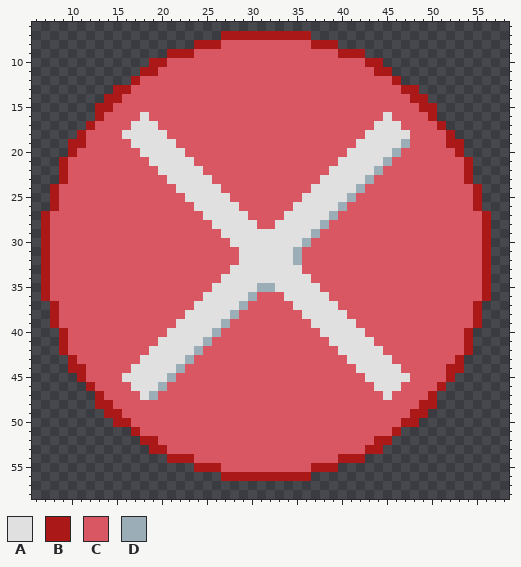
Edited in one commit: pixel-art file (resources/image/button/close/idle.ase). The first picture shows the starting point.
64x64 pixels, 1 frame. Shown: x 6..58, y 6..58.
Palette (. is transparent): A #e0e0e0  B #ab1818  C #d95763  D #9badb7
New version:
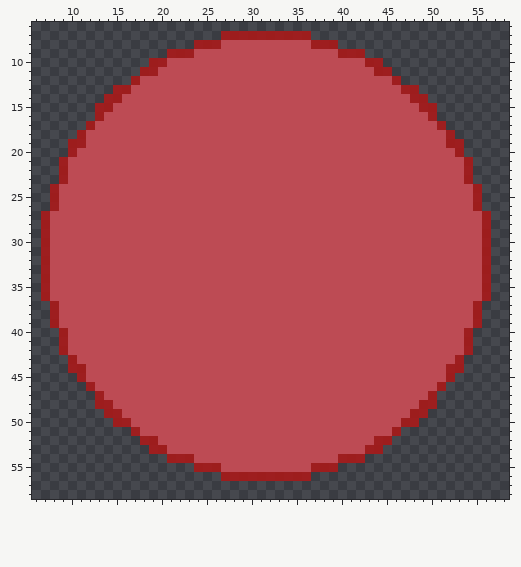
The exact change:
layer "Layer 3" now hidden
colour B: #ab1818 -> #ab1818df
colour C: #d95763 -> #bf4b54fb
y 16: x 18 A -> C; x 45 A -> C
y 17: x 17..19 AAA -> CCC; x 44..46 AAA -> CCC
y 18: x 16..20 AAAAA -> CCCCC; x 43..47 AAAAA -> CCCCC
y 19: x 17..21 AAAAA -> CCCCC; x 42..47 AAAAAD -> CCCCCC
y 20: x 18..22 AAAAA -> CCCCC; x 41..46 AAAAAD -> CCCCCC
y 21: x 19..23 AAAAA -> CCCCC; x 40..45 AAAAAD -> CCCCCC
y 22: x 20..24 AAAAA -> CCCCC; x 39..44 AAAAAD -> CCCCCC
y 23: x 21..25 AAAAA -> CCCCC; x 38..43 AAAAAD -> CCCCCC
y 24: x 22..26 AAAAA -> CCCCC; x 37..42 AAAAAD -> CCCCCC
y 25: x 23..27 AAAAA -> CCCCC; x 36..41 AAAAAD -> CCCCCC
y 26: x 24..28 AAAAA -> CCCCC; x 35..40 AAAAAD -> CCCCCC
y 27: x 25..29 AAAAA -> CCCCC; x 34..39 AAAAAD -> CCCCCC
y 28: x 26..30 AAAAA -> CCCCC; x 33..38 AAAAAD -> CCCCCC
y 29: x 27..37 AAAAAAAAAAD -> CCCCCCCCCCC
y 30: x 28..36 AAAAAAAAD -> CCCCCCCCC
y 31..32: x 29..35 AAAAAAD -> CCCCCCC
y 33: x 28..35 AAAAAAAA -> CCCCCCCC
y 34: x 27..36 AAAAAAAAAA -> CCCCCCCCCC
y 35: x 26..37 AAAAADDAAAAA -> CCCCCCCCCCCC
y 36: x 25..30 AAAAAD -> CCCCCC; x 34..38 AAAAA -> CCCCC
y 37: x 24..29 AAAAAD -> CCCCCC; x 35..39 AAAAA -> CCCCC
y 38: x 23..28 AAAAAD -> CCCCCC; x 36..40 AAAAA -> CCCCC
y 39: x 22..27 AAAAAD -> CCCCCC; x 37..41 AAAAA -> CCCCC
y 40: x 21..26 AAAAAD -> CCCCCC; x 38..42 AAAAA -> CCCCC
y 41: x 20..25 AAAAAD -> CCCCCC; x 39..43 AAAAA -> CCCCC
y 42: x 19..24 AAAAAD -> CCCCCC; x 40..44 AAAAA -> CCCCC
y 43: x 18..23 AAAAAD -> CCCCCC; x 41..45 AAAAA -> CCCCC
y 44: x 17..22 AAAAAD -> CCCCCC; x 42..46 AAAAA -> CCCCC
y 45: x 16..21 AAAAAD -> CCCCCC; x 43..47 AAAAA -> CCCCC
y 46: x 17..20 AAAD -> CCCC; x 44..46 AAA -> CCC
y 47: x 18..19 AD -> CC; x 45 A -> C
Boxes around the changes in both pictures, in picture pixels (x1, y1, x2, y2):
changed: (41, 31, 491, 481)
